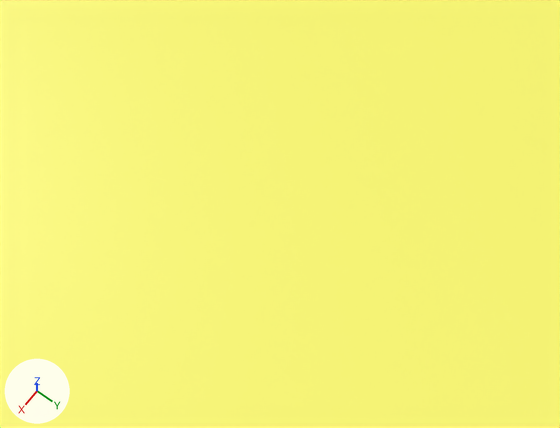
The Blender file assets/scenes/overworld.blend as it was, and as the next commit left it.
Both versions are drawn from a 50 mm camera at (1253.25, 967.6, 111.17) aimed at (1250.69, 965.64, 104.03). The lights are fixed; the arrows at lower left show +X, +Y and +Z. Mesh edges are drawn as thin lines. Objects named as collision shapes, trigger or cutter boxes, shadow casters or lower levels of detail are left out.

Objects in the first picture: 'lod0'.
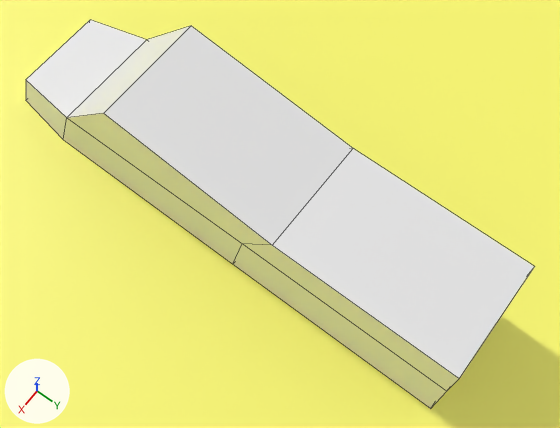
The newer file is also rescaled (x0.5) as a whole; pictures and numbers use the older file's frame.

Boxes (x1, y1, x2, y2) around the edits, measured in the pictures (560 x 428 px):
'vehicles_bike', added: after (26, 20, 535, 409)

The change in detail:
Material 'Material.001' (mat_material_001) is new.
Its base color is (0.8, 0.8, 0.8) (white #e7e7e7).
Mesh me_motorcycle is new.
It has 22 vertices, 20 faces and spans x -0.31..0.31, y -1.69..1.16, z 0.0..0.83.
It uses material mat_material_001 (white #e7e7e7).
Object 'vehicles_bike' (ob_vehicles_bike) is new; it shows me_motorcycle.
Its location is (1250.605, 965.589, 103.391).
Its scale is (2.0, 2.0, 2.0).
